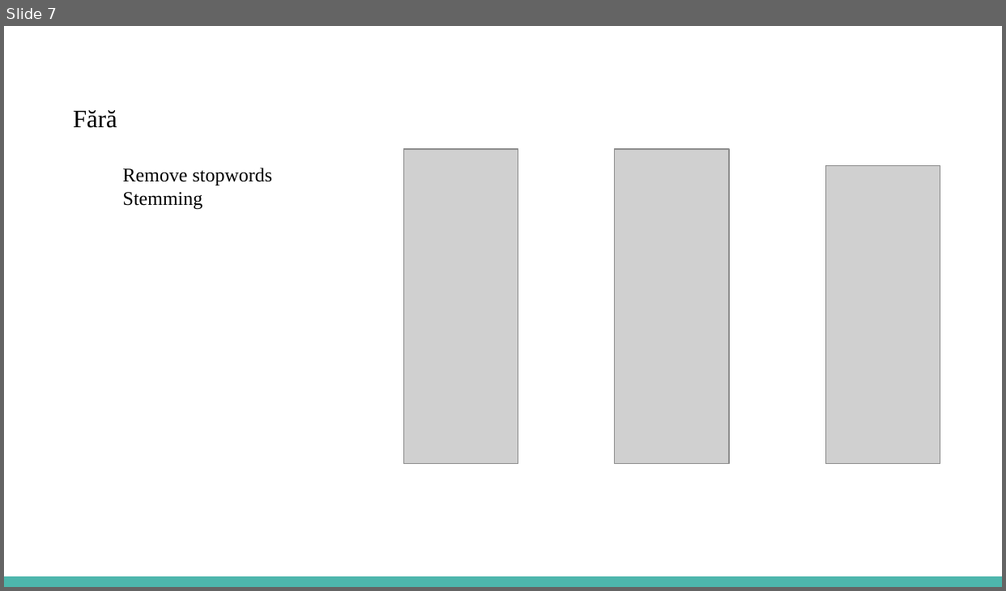
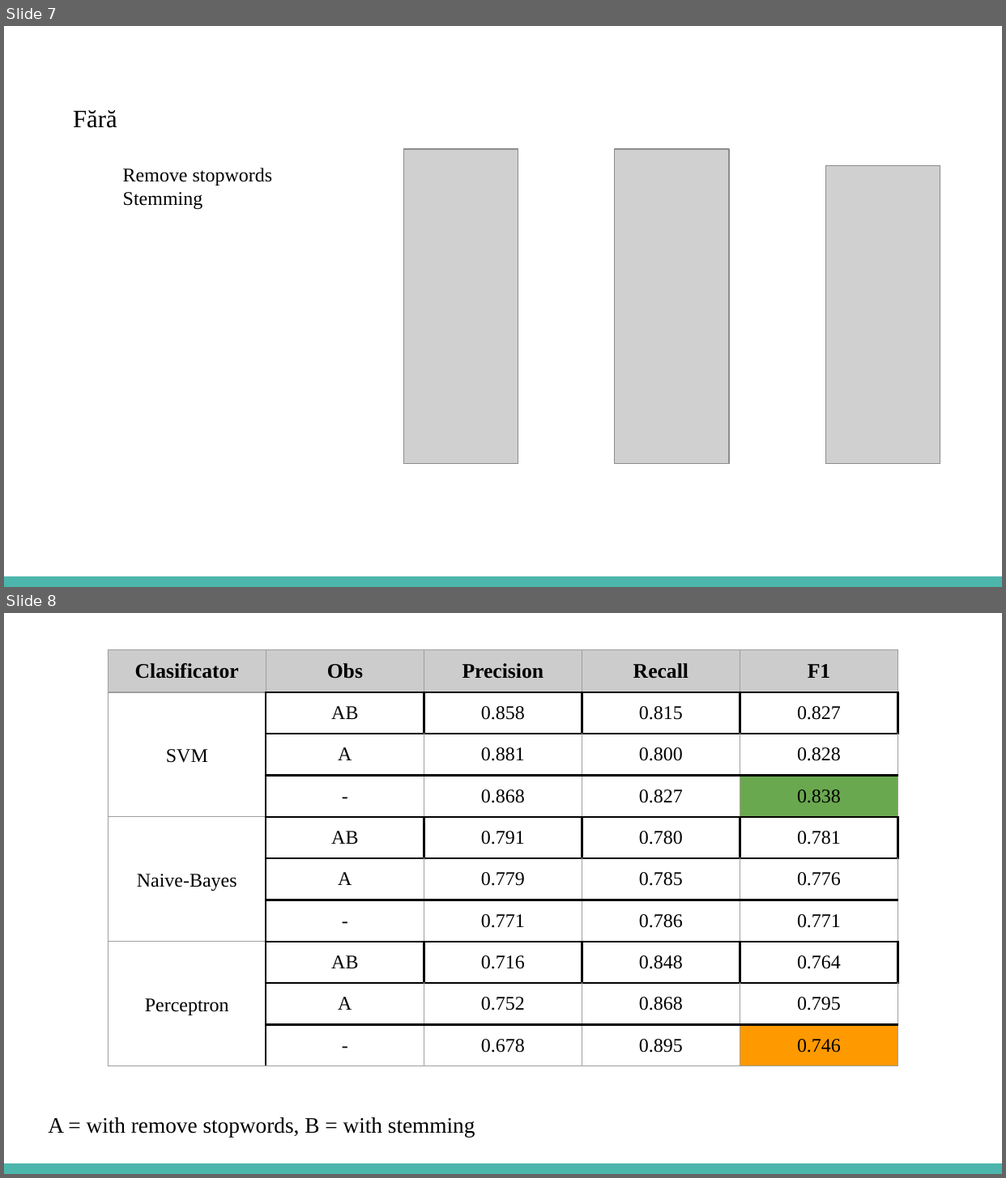
Before and after one commit to marius92mc/document-classification-reuters21578, a slide deck: slides/ro_Text_Mining_-_Document_Classification_Reuters-21578_Dataset.pptx. Shown one above the other, each under a label of ours: slide 7 before the commit, slides 7 and 8 after it. The pictures are 1006x591 and 1006x1178 pixels, drawn with LibreOffice and Linux fonts; fonts in the diff are those of the drawing; grey boxes stand for pictures. Boxes give left, top, right and bottom in pixels: in the first picture for what was removed or moved away, otherwise in the second. Text is boxed around its words. In the diff, an @@ line names an element or a change of style, - is before the commit and + after.

Commit message:
Added Naive-Bayes and Perceptron classifiers

```diff
--- a/slides/ro_Text_Mining_-_Document_Classification_Reuters-21578_Dataset.pptx
+++ b/slides/ro_Text_Mining_-_Document_Classification_Reuters-21578_Dataset.pptx
@@ slide 8 added at box(4, 613, 1002, 1174), background #FFFFFF; not listed: 1 template element that a slide beside it also shows @@
@@ table added at box(108, 650, 896, 1056), 10 rows, 5 columns @@
+Clasificator | Obs | Precision | Recall | F1
+SVM | AB | 0.858 | 0.815 | 0.827
+ | A | 0.881 | 0.800 | 0.828
+ | - | 0.868 | 0.827 | 0.838
+Naive-Bayes | AB | 0.791 | 0.780 | 0.781
+ | A | 0.779 | 0.785 | 0.776
+ | - | 0.771 | 0.786 | 0.771
+Perceptron | AB | 0.716 | 0.848 | 0.764
+ | A | 0.752 | 0.868 | 0.795
+ | - | 0.678 | 0.895 | 0.746
@@ text added at box(48, 1118, 475, 1137), 16 pt, text #000000 @@
+A = with remove stopwords, B = with stemming
```
Also in this commit, not shown: 1 slide changed, 5 other files.
